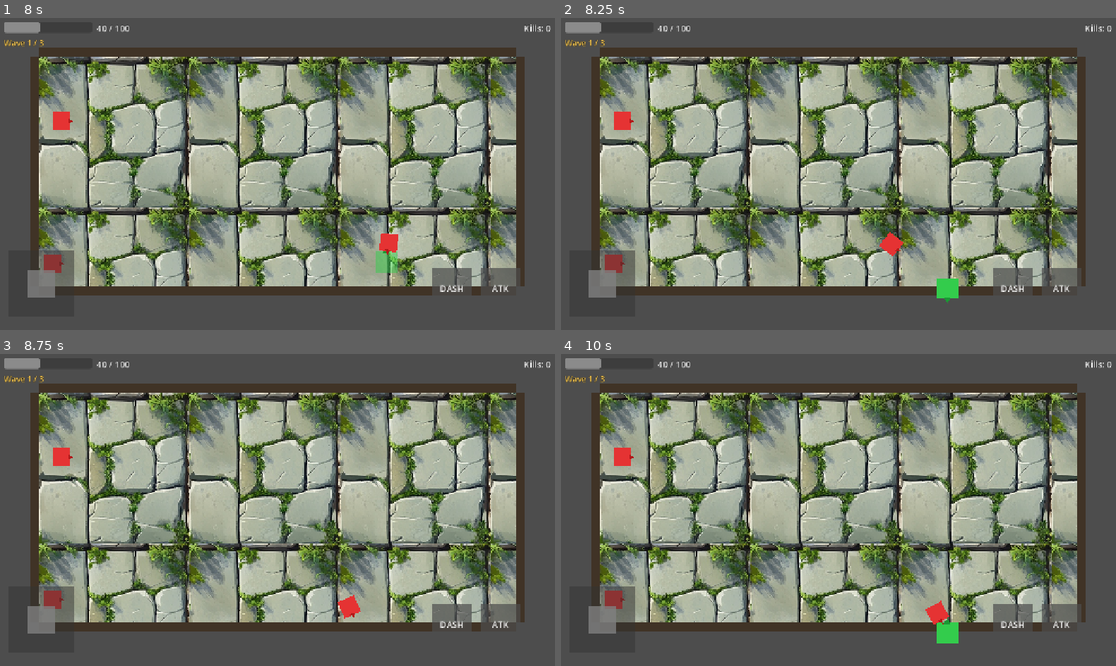
Above: before the commit, frames 1-4 (two rows, left to right).
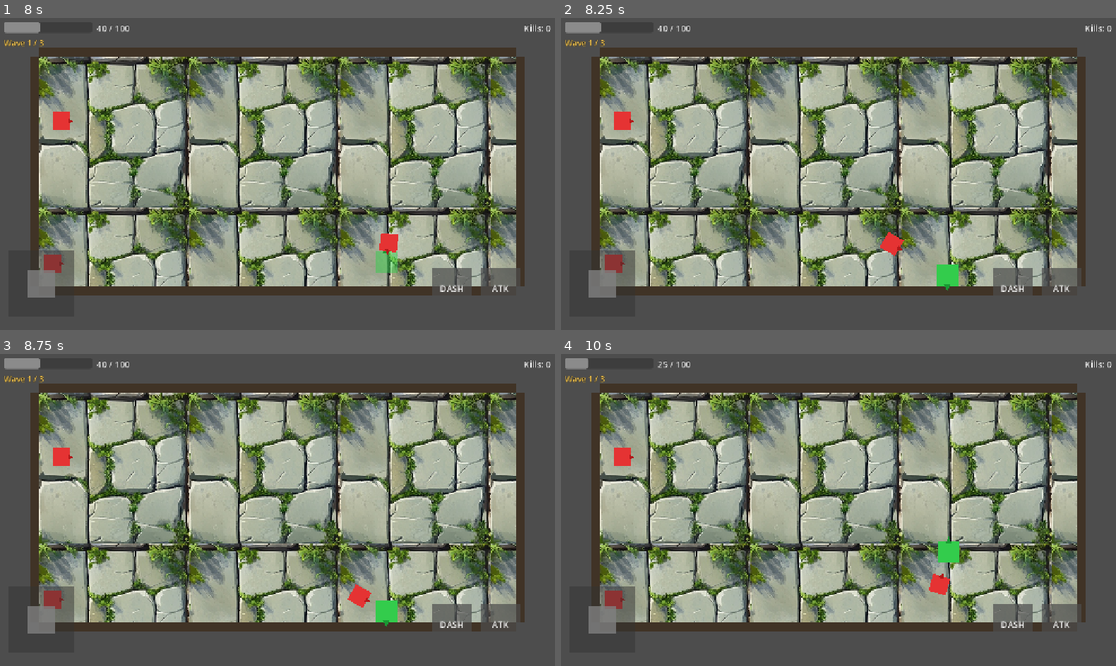
Above: after the commit, the same moments.

Repository: myself594/flappy-bird
Game: Godot game, scene res://scenes/main.tscn
The game is run twice, just before and just after one commit, with the same random seed, the same clock (stepped at 60 frames per second) and the same inputs.
Inputs (mouse positions are in pixels of both pictures, inside the frame that each line leads up to):
- Up to frame 1 (8 s): tap Enter at 0.5 s; move the mouse to (399, 155) at 0.52 s; hold D (move_right) 0.53-1.25 s; click (399, 155) at 0.6 s; drag from (166, 186) to (366, 170) at 1.27 s; tap Space at 2 s; move the mouse to (333, 102) at 2.02 s; hold D (move_right) 2.03-2.75 s; click (333, 102) at 2.1 s; drag from (249, 236) to (105, 124) at 2.77 s; move the mouse to (449, 217) at 3.52 s; hold A (move_left) 3.53-4.25 s; click (449, 217) at 3.6 s; drag from (105, 124) to (399, 170) at 4.27 s; move the mouse to (305, 170) at 5.02 s; hold S (move_down) 5.03-5.75 s; click (305, 170) at 5.1 s; drag from (194, 92) to (166, 186) at 5.77 s; move the mouse to (399, 155) at 6.52 s; hold W (move_up) 6.53-7.25 s; click (399, 155) at 6.6 s; drag from (166, 186) to (388, 261) at 7.27 s
- Up to frame 2 (8.25 s): tap Enter at 8 s; move the mouse to (894, 102) at 8.02 s; hold S (move_down) from 8.03 s (still down); click (894, 102) at 8.1 s
- Up to frame 3 (8.75 s): keep holding S (move_down)
- Up to frame 4 (10 s): release S (move_down) at 8.75 s; drag from (810, 572) to (666, 460) at 8.77 s; move the mouse to (1010, 553) at 9.52 s; hold W (move_up) from 9.53 s (still down); click (1010, 553) at 9.6 s

Frame 1 is identical in both runs. In frame 2, 0.4% of the frame differs, in the area x 57-72%, y 68-92%; in frame 3, 0.6%; in frame 4, 1.0%, in the area x 4-72%, y 1-93%.

Commit message:
Fix wall collision for player and enemies
- Add wall collision layer (layer 5, bitmask 16)
- Set all arena walls to collision_layer=16
- Update player collision_mask to 18 (enemy + wall)
- Update enemy collision_mask to 17 (player + wall)

Diff:
--- a/project.godot
+++ b/project.godot
@@ -62,6 +62,7 @@
 2d_physics/layer_2="enemy"
 2d_physics/layer_3="player_hitbox"
 2d_physics/layer_4="enemy_hitbox"
+2d_physics/layer_5="wall"
 
 [rendering]
 
--- a/scenes/enemy.tscn
+++ b/scenes/enemy.tscn
@@ -7,7 +7,7 @@
 
 [node name="Enemy" type="CharacterBody2D"]
 collision_layer = 2
-collision_mask = 1
+collision_mask = 17
 script = ExtResource("1_enemy")
 
 [node name="Sprite" type="Polygon2D" parent="."]
--- a/scenes/main.tscn
+++ b/scenes/main.tscn
@@ -30,6 +30,8 @@
 
 [node name="WallTop" type="StaticBody2D" parent="Arena"]
 position = Vector2(640, 90)
+collision_layer = 16
+collision_mask = 0
 
 [node name="CollisionShape" type="CollisionShape2D" parent="Arena/WallTop"]
 rotation = 1.5708
@@ -44,6 +46,8 @@
 
 [node name="WallBottom" type="StaticBody2D" parent="Arena"]
 position = Vector2(640, 630)
+collision_layer = 16
+collision_mask = 0
 
 [node name="CollisionShape" type="CollisionShape2D" parent="Arena/WallBottom"]
 rotation = 1.5708
@@ -58,6 +62,8 @@
 
 [node name="WallLeft" type="StaticBody2D" parent="Arena"]
 position = Vector2(90, 360)
+collision_layer = 16
+collision_mask = 0
 
 [node name="CollisionShape" type="CollisionShape2D" parent="Arena/WallLeft"]
 shape = SubResource("RectangleShape2D_wall")
@@ -71,6 +77,8 @@
 
 [node name="WallRight" type="StaticBody2D" parent="Arena"]
 position = Vector2(1190, 360)
+collision_layer = 16
+collision_mask = 0
 
 [node name="CollisionShape" type="CollisionShape2D" parent="Arena/WallRight"]
 shape = SubResource("RectangleShape2D_wall")
@@ -85,7 +93,7 @@
 [node name="Player" type="CharacterBody2D" parent="." groups=["player"]]
 position = Vector2(640, 360)
 collision_layer = 1
-collision_mask = 2
+collision_mask = 18
 script = ExtResource("2_player")
 
 [node name="Sprite" type="Polygon2D" parent="Player"]
